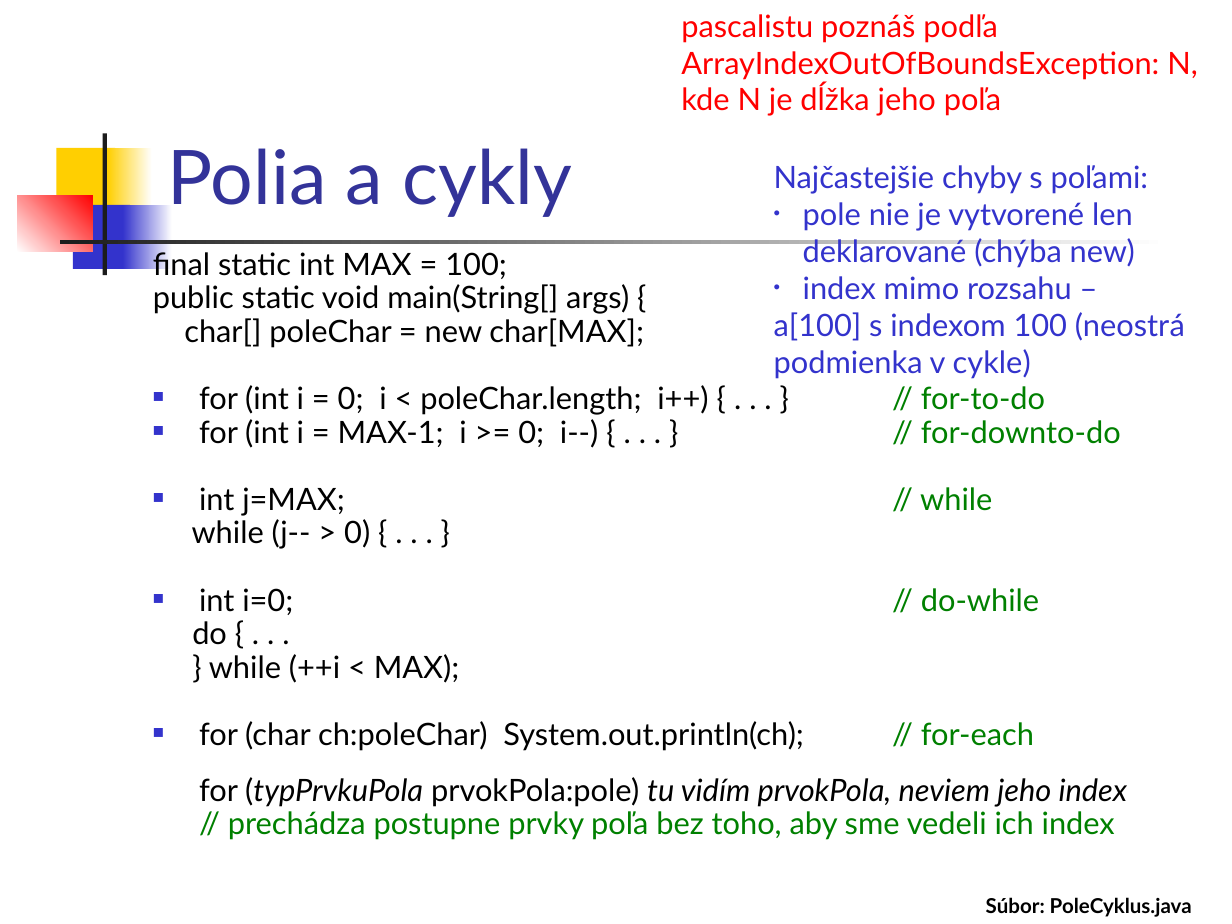
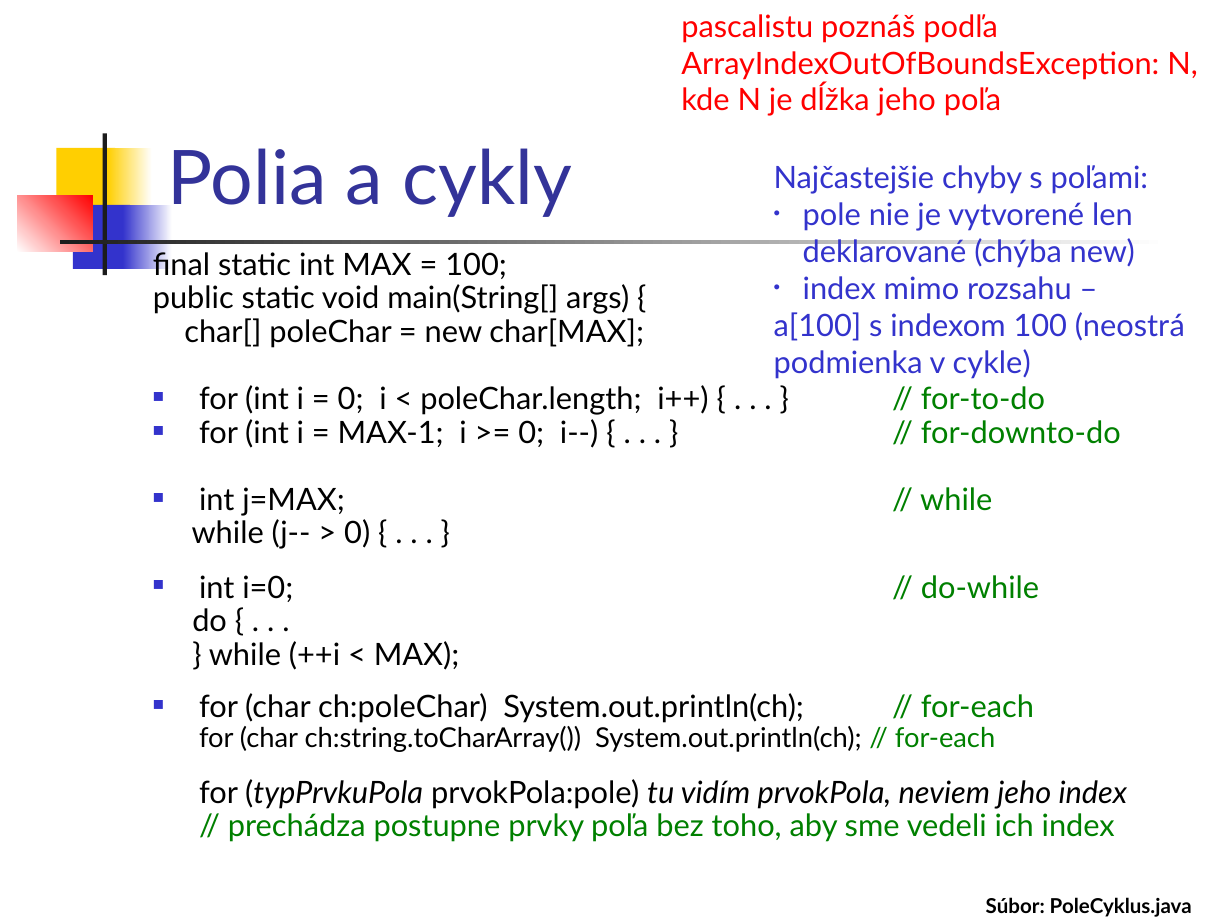
Before and after one commit to Programovanie4/Prednasky, a slide deck: slide 38 of 01/01_java.ppt (slide 37 before the commit). Drawn at 1232x924 pixels with LibreOffice and Linux fonts; fonts in the diff are those of the drawing. Boxes give left, top, right and bottom in pixels: in the first picture for what was removed or moved away, otherwise in the second. Text is boxed around its words. In the diff, an @@ line names an element or a change of style, - is before the commit and + after.

```diff
--- a/01/01_java.ppt
+++ b/01/01_java.ppt
@@ text at [199,726,995,752]: paragraph added @@
+for (char ch:string.toCharArray()) System.out.println(ch); // for-each
```
Also in this commit, not shown: 10 other slides changed, 1 slide added, 5 other files.
